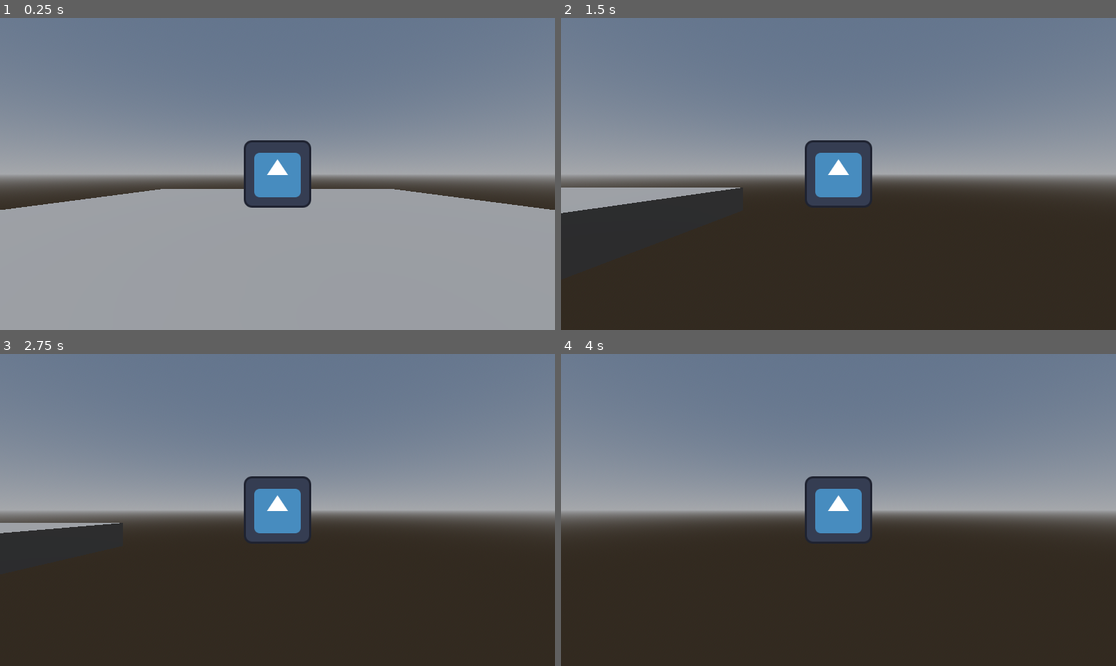
Above: before the commit, frames 1-4 (two rows, left to right).
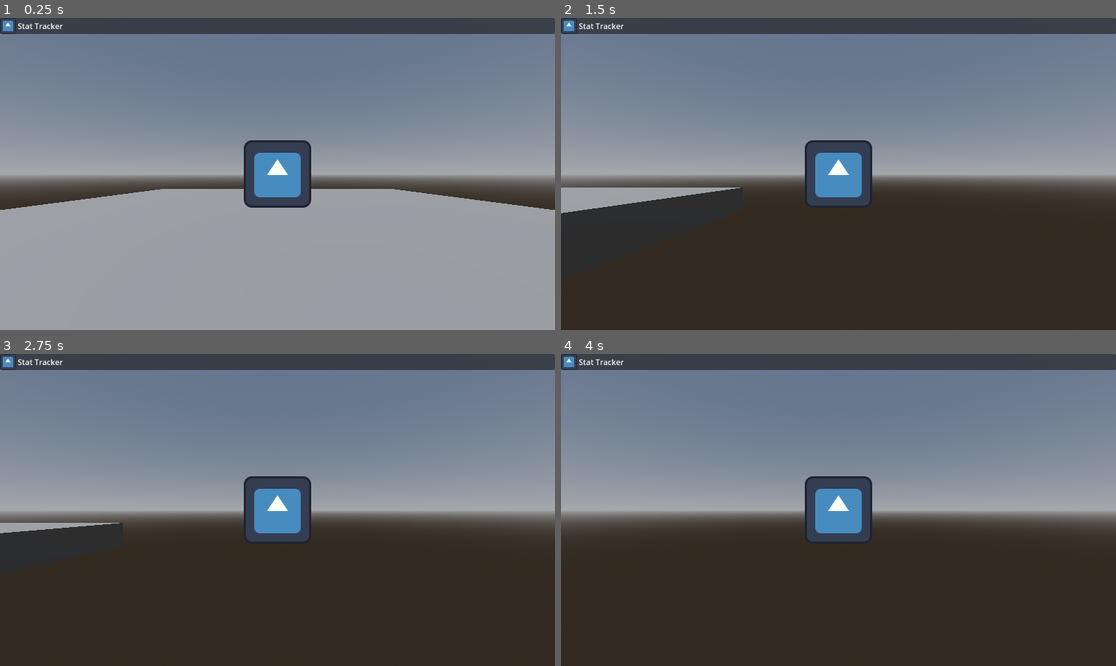
Above: after the commit, the same moments.

Repository: ProfessorDudley/survival-house
Game: Godot game, scene res://scenes/game.tscn
Two runs of this game, one before a commit and one after it. Both use one fixed random seed, a clock stepped at 60 frames per second and the inputs below. The engine's default icon, where the game draws it, is replaced by a stand-in: a white triangle on a blue panel in a dark square.
Inputs:
- Up to frame 1 (0.25 s): no input
- Up to frame 2 (1.5 s): tap Enter at 0.5 s; hold Right (move_right) 0.53-1.28 s; hold Left (move_left) from 1.28 s (still down)
- Up to frame 3 (2.75 s): release Left (move_left) at 2.03 s; hold Right (move_right) from 2.03 s (still down)
- Up to frame 4 (4 s): tap Space at 3.5 s; release Right (move_right) at 3.53 s; hold Left (move_left) from 3.53 s (still down)

The runs differ from the first frame. In frame 1, 5.1% of the frame differs, in the area x 0-100%, y 0-6%; in frame 2, 5.1%; in frame 3, 5.1%; in frame 4, 5.1%.

Commit message:
Added basic Statusbar hud elements.

Diff:
--- a/actors/player_character.tscn
+++ b/actors/player_character.tscn
@@ -7,7 +7,7 @@
 radius = 0.6508789
 height = 1.3017578
 
-[node name="Node3D" type="CharacterBody3D"]
+[node name="Player" type="CharacterBody3D"]
 script = ExtResource("1_r4hof")
 
 [node name="Camera3D" type="Camera3D" parent="."]
--- a/scenes/game.tscn
+++ b/scenes/game.tscn
@@ -1,6 +1,7 @@
-[gd_scene load_steps=7 format=3 uid="uid://dkkygugjwxvk6"]
+[gd_scene load_steps=8 format=3 uid="uid://dkkygugjwxvk6"]
 
 [ext_resource type="PackedScene" uid="uid://bhh4jrkg01twl" path="res://actors/player_character.tscn" id="1_uwrxv"]
+[ext_resource type="Texture2D" uid="uid://da3g3y12u1c04" path="res://icon.svg" id="2_yqjtg"]
 
 [sub_resource type="BoxShape3D" id="BoxShape3D_yqjtg"]
 size = Vector3(10, 1, 10)
@@ -30,10 +31,35 @@
 [node name="MeshInstance3D" type="MeshInstance3D" parent="StaticBody3D"]
 mesh = SubResource("BoxMesh_lnu2h")
 
-[node name="Node3D" parent="." instance=ExtResource("1_uwrxv")]
+[node name="Player" parent="." instance=ExtResource("1_uwrxv")]
 
 [node name="WorldEnvironment" type="WorldEnvironment" parent="."]
 environment = SubResource("Environment_lnu2h")
 
 [node name="DirectionalLight3D" type="DirectionalLight3D" parent="."]
 transform = Transform3D(0.825074, 0.53824717, -0.17188013, 0, 0.30419937, 0.9526084, 0.5650246, -0.7859724, 0.250987, 0, 3, 0)
+
+[node name="HUD" type="CanvasLayer" parent="."]
+
+[node name="StatusBar" type="PanelContainer" parent="HUD"]
+anchors_preset = 10
+anchor_right = 1.0
+offset_bottom = 33.0
+grow_horizontal = 2
+
+[node name="StatTracker" type="Control" parent="HUD/StatusBar"]
+layout_mode = 2
+
+[node name="HBoxContainer" type="HBoxContainer" parent="HUD/StatusBar/StatTracker"]
+layout_mode = 0
+offset_right = 1152.0
+offset_bottom = 33.0
+
+[node name="TextureRect" type="TextureRect" parent="HUD/StatusBar/StatTracker/HBoxContainer"]
+layout_mode = 2
+texture = ExtResource("2_yqjtg")
+expand_mode = 3
+
+[node name="Label" type="Label" parent="HUD/StatusBar/StatTracker/HBoxContainer"]
+layout_mode = 2
+text = "Stat Tracker"
